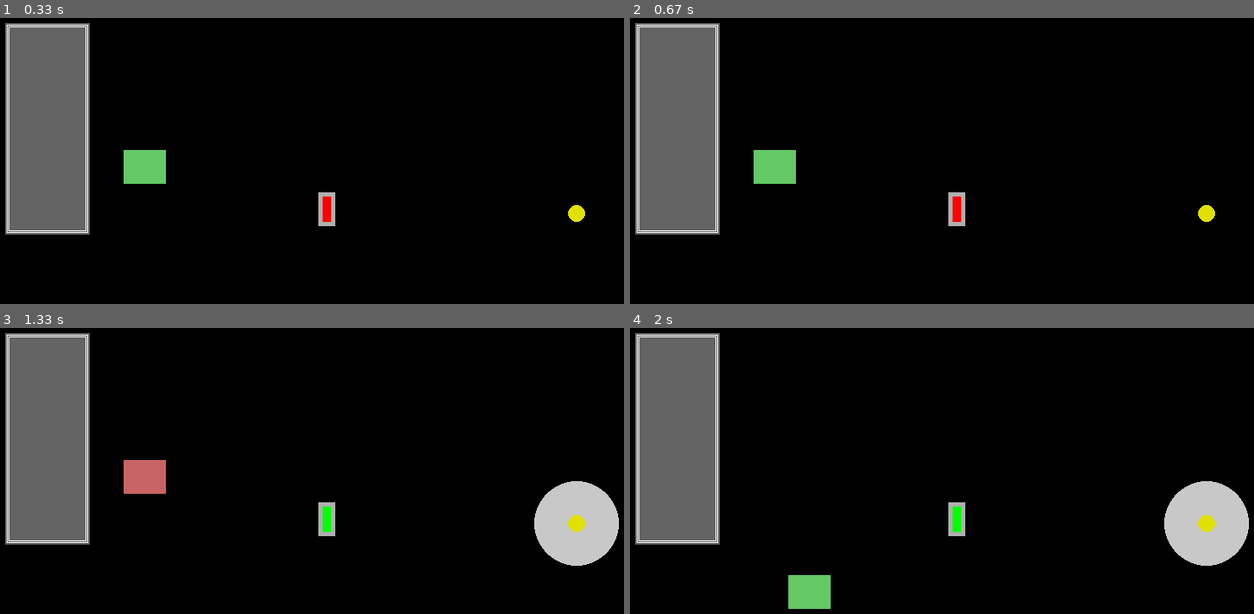
Above: before the commit, frames 1-4 (two rows, left to right).
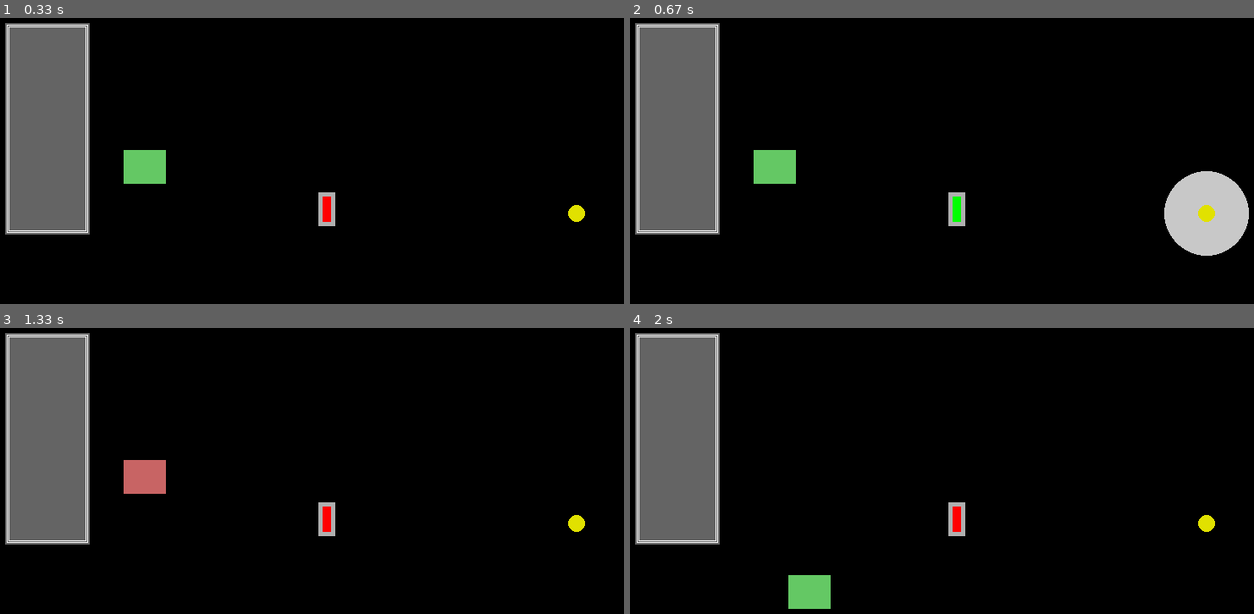
Above: after the commit, the same moments.

Repository: Sulles/YOLOL_Simulator
Game: pygame game, started from Simulator/main.py
Two runs of this game, one before a commit and one after it. Both use one fixed random seed, a clock stepped at 60 frames per second and the inputs below.
Inputs (mouse positions are in pixels of both pictures, inside the frame that each line leads up to):
- Up to frame 1 (0.33 s): no input
- Up to frame 2 (0.67 s): click (954, 209) at 0.38 s
- Up to frame 3 (1.33 s): press the mouse at (324, 519) at 0.7 s; move the mouse to (249, 485) at 0.8 s; release the mouse at (174, 450) at 0.93 s; press the mouse at (143, 476) at 1.03 s; move the mouse to (118, 516) at 1.13 s; release the mouse at (93, 556) at 1.27 s
- Up to frame 4 (2 s): right-click (810, 591) at 1.38 s; press the mouse at (810, 591) at 1.7 s; move the mouse to (873, 513) at 1.8 s; release the mouse at (935, 436) at 1.93 s

Frame 1 is identical in both runs. In frame 2, 3.1% of the frame differs, in the area x 51-100%, y 53-84%; in frame 3, 3.1%; in frame 4, 3.1%.

Commit message:
Update Button.py
updated button to be more in-line with actual game functionatliy

Diff:
--- a/Simulator/Classes/Button.py
+++ b/Simulator/Classes/Button.py
@@ -37,12 +37,15 @@
         # Button parameters
         self.name = name
         self.buttonstate = state
+        # Internal state is what transitions button from onstate to offstate depending on interaction
+        self.internal_state = True
         self.buttononstate = on_state
         self.buttonoffstate = off_state
         self.buttonstyle = style
         self.maxstate = 0
         # TODO: verify that these attributes are modifiable by YOLOL code!
-        self.attribute_map = dict(buttononstate='buttononstate', buttonoffstate='buttonoffstate')
+        self.attribute_map = dict(buttonstate='buttonstate', buttononstate='buttononstate',
+                                  buttonoffstate='buttonoffstate')
 
         # Pygame object init
         PygameObj.__init__(self, center, width, height, color_map, shapes)
@@ -61,11 +64,11 @@
             self.maxstate = 5
 
     def increment_state(self):
-        return self.update_state((self.buttonstate + 1) % self.maxstate)
+        self.internal_state = (self.internal_state + 1) % self.maxstate
+        return self.update_state(self.internal_state)
 
     def update_state(self, new_state):
-        print('Button "{0}" updated state from {1} to {2}'.format(
-            self.name, self.buttonstate, new_state))
+        print('"{0}" buttonstate updated from {1} to {2}'.format(self.name, self.buttonstate, new_state))
         self.buttonstate = new_state
         self.run_assert()
         self._update_color(self.buttonstate)
@@ -81,7 +84,7 @@
         :param new_value: new value for the corresponding attribute
         """
         # TODO: do this... at some point XD
-        print('Not supported at this time!')
+        print('"%s" does not support modifying "%s" at this time!' % (self.name, str(attr)))
 
     def change_attr_name(self, old_name, new_name):
         """
